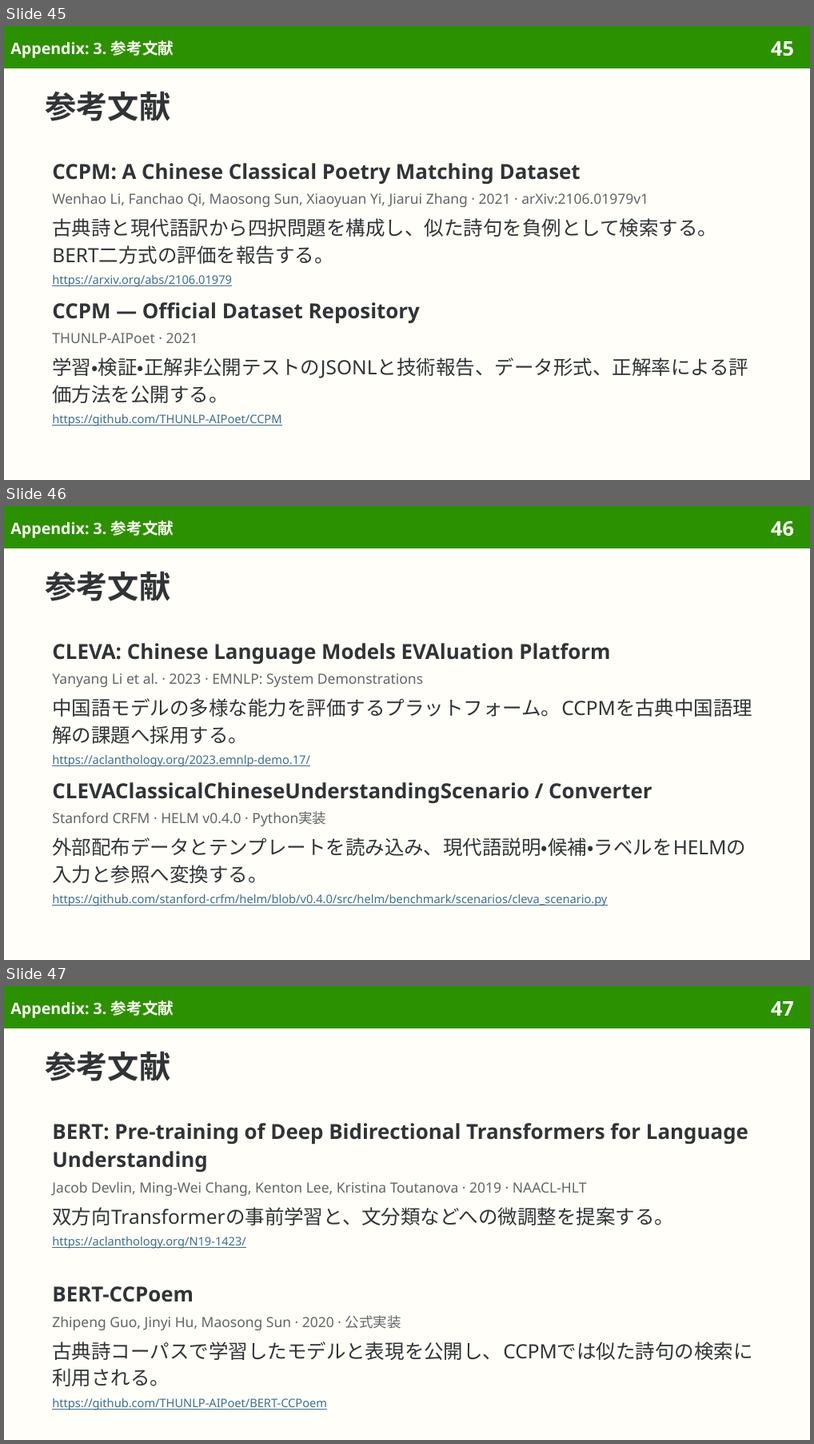
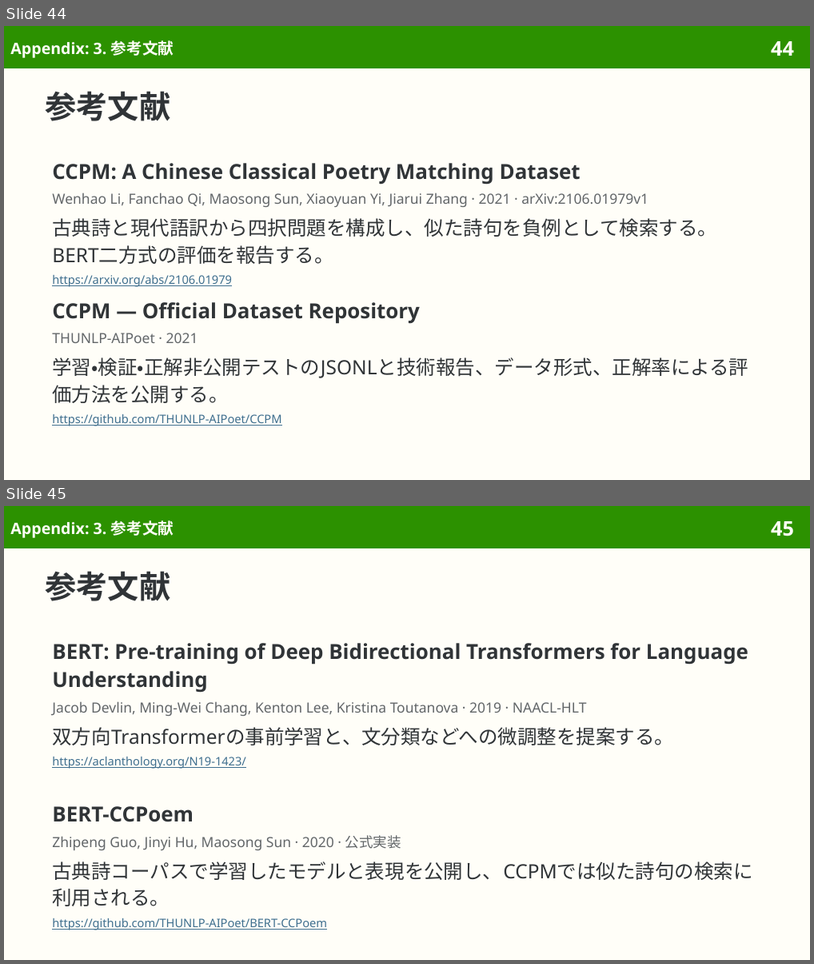
Before and after one commit to sasakiy84/datasets-in-10-minutes, a slide deck: slides/datasets-in-10-minutes-ccpm.pptx. Shown one above the other, each under a label of ours: slides 45, 46 and 47 before the commit, slides 44 and 45 after it. The pictures are 814x1444 and 814x964 pixels, drawn with LibreOffice and Linux fonts; fonts in the diff are those of the drawing. Boxes give left, top, right and bottom in pixels: in the first picture for what was removed or moved away, otherwise in the second. Text is boxed around its words. In the diff, an @@ line names an element or a change of style, - is before the commit and + after.

Commit message:
Center CCPM on poetry meaning, distractor construction and original evaluation

```diff
--- a/slides/datasets-in-10-minutes-ccpm.pptx
+++ b/slides/datasets-in-10-minutes-ccpm.pptx
@@ slide 46 removed at (x1=4, y1=506, x2=810, y2=960), background #FFFEF8; not listed: 2 template elements that a slide beside it also shows @@
@@ title removed at (x1=10, y1=520, x2=174, y2=538) @@
-Appendix: 3. 参考文献
@@ title removed at (x1=46, y1=571, x2=171, y2=601) @@
-参考文献
@@ text removed at (x1=52, y1=643, x2=753, y2=767) @@
-CLEVA: Chinese Language Models EVAluation Platform
-Yanyang Li et al. · 2023 · EMNLP: System Demonstrations
-中国語モデルの多様な能力を評価するプラットフォーム。CCPMを古典中国語理解の課題へ採用する。
-https://aclanthology.org/2023.emnlp-demo.17/
@@ text removed at (x1=52, y1=782, x2=746, y2=906) @@
-CLEVAClassicalChineseUnderstandingScenario / Converter
-Stanford CRFM · HELM v0.4.0 · Python実装
-外部配布データとテンプレートを読み込み、現代語説明・候補・ラベルをHELMの入力と参照へ変換する。
-https://github.com/stanford-crfm/helm/blob/v0.4.0/src/helm/benchmark/scenarios/cleva_scenario.py
@@ what was slide 45 is now slide 44 @@
@@ page number at (x1=771, y1=41, x2=794, y2=56): text changed @@
-45
+44
@@ what was slide 47 is now slide 45 @@
@@ page number at (x1=771, y1=521, x2=794, y2=536): text changed @@
-47
+45
```
Also in this commit, not shown: 6 slides changed, 1 other slide removed, 46 other files.
